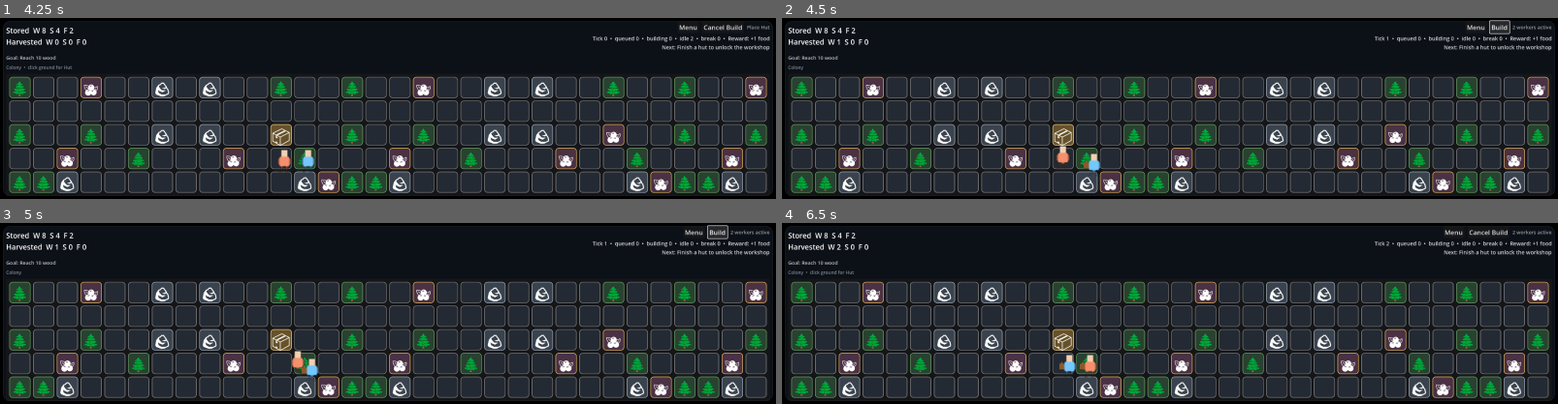
Above: before the commit, frames 1-4 (two rows, left to right).
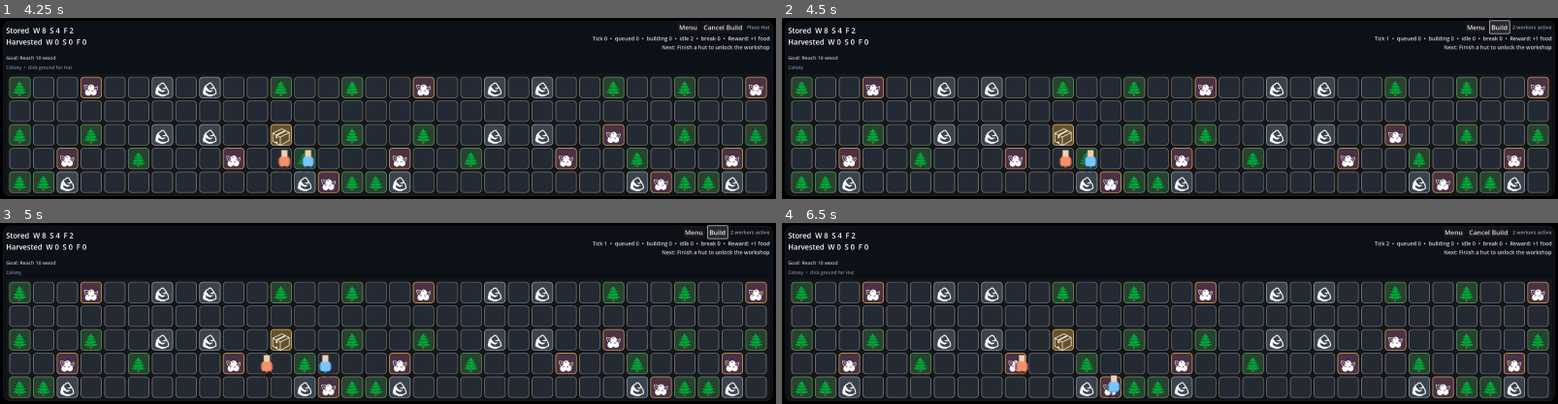
Above: after the commit, the same moments.

Repository: misospace/windowstead
Game: Godot game, scene res://scenes/main.tscn
Two runs of this game, one before a commit and one after it. Both use one fixed random seed, a clock stepped at 60 frames per second and the inputs below.
Inputs:
- Up to frame 1 (4.25 s): click "Build" at 0.5 s; click "Hut • 6w / 2s" at 1.25 s; click "Menu" at 2 s; click "New Game" at 2.75 s; click "New Game" at 3.5 s
- Up to frame 2 (4.5 s): click "Cancel Build" at 4.25 s
- Up to frame 3 (5 s): no input
- Up to frame 4 (6.5 s): click "Build" at 5 s; click "+ Place Hut • 6 wood / 2 stone" at 5.75 s

Frame 1 is identical in both runs. In frame 2, 0.4% of the frame differs, in the area x 7-42%, y 11-88%; in frame 3, 0.6%; in frame 4, 0.6%, in the area x 7-44%, y 11-97%.
Error before the commit: Invalid access to property or key 'events' on a base object of type 'Dictionary'. (res://scripts/main.gd:1970)
Error after the commit: Invalid access to property or key 'events' on a base object of type 'Dictionary'. (res://scripts/main.gd:2049)

Commit message:
feat: add food upkeep model for extra workers (#147) (#167)
* feat: add food upkeep model for extra workers (#147)

- Constants: BASE_WORKERS_NO_UPKEEP=2, FOOD_PER_EXTRA_WORKER=1,
  UPKEEP_INTERVAL=10 ticks, starvation/low-food thresholds
- apply_food_upkeep(): deduct food for workers above base count every
  interval; never drives food negative (soft model)
- get_food_slowdown_factor(): linear slowdown from 50% at low threshold
  to 0% at starvation; full speed when food is ok
- choose_task() bias: when food is low/starving, prioritize food-gather
  tasks over other gather targets
- structure_build_speed(): multiplied by slowdown factor so buildings
  progress slower under food pressure
- Tests: base workers no pressure, extra worker costs, negative clamp,
  slowdown interpolation, starvation pause, level classification,
  constants consistency

Links to #133 (worker cap through food/housing tradeoffs).

* fix: convert spaces to tabs in food upkeep code

* fix: add explicit int types for GDScript type inference

Diff:
--- a/scripts/constants.gd
+++ b/scripts/constants.gd
@@ -59,3 +59,21 @@
 const WORKER_CAP_BONUSES := {
 	"hut": 2,
 }
+
+# ── Food upkeep model (issue #147, links to #133) ────────────────────────────
+# Base workers (up to BASE_WORKERS_NO_UPKEEP) do not consume food.
+# Each extra worker above that threshold consumes FOOD_PER_EXTRA_WORKER
+# every FOOD_UPKEEP_INTERVAL_TICKS ticks.
+# Low-food soft penalties slow workers but never cause harsh failure.
+
+const FOOD_UPKEEP_INTERVAL_TICKS := 10
+const BASE_WORKERS_NO_UPKEEP := 2
+const FOOD_PER_EXTRA_WORKER := 1
+const LOW_FOOD_THRESHOLD := 3        # food <= this → slowdown begins
+const STARVATION_FOOD_THRESHOLD := 1 # food <= this → workers pause
+
+# Slowdown multipliers: speed = base_speed * factor
+# At LOW_FOOD_THRESHOLD, workers operate at 50% speed.
+# At STARVATION_FOOD_THRESHOLD, workers stop (0% speed) unless gathering food.
+const LOW_FOOD_SPEED_FACTOR := 0.5
+const STARVATION_SPEED_FACTOR := 0.0
--- a/scripts/main.gd
+++ b/scripts/main.gd
@@ -48,6 +48,7 @@
 var state: Dictionary = {}
 var settings: Dictionary = {}
 var tick := 0
+var food_upkeep_tracker := 0
 var rng := RandomNumberGenerator.new()
 var tick_timer: Timer
 var worker_texture_cache: Dictionary = {}
@@ -962,6 +963,63 @@
 	return active
 
 
+# ── Food upkeep helpers (issue #147, links to #133) ──────────────────────────
+
+func get_extra_workers_count() -> int:
+	"""Return number of workers above BASE_WORKERS_NO_UPKEEP."""
+	if not state.has("workers"):
+		return 0
+	var total: int = state.workers.size()
+	var extra: int = total - Constants.BASE_WORKERS_NO_UPKEEP
+	return maxi(extra, 0)
+
+
+func apply_food_upkeep() -> void:
+	"""Deduct food for extra workers. Soft model — never negative."""
+	if not state.has("workers"):
+		return
+	var extra := get_extra_workers_count()
+	if extra <= 0:
+		return
+	var food_cost := extra * Constants.FOOD_PER_EXTRA_WORKER
+	var current_food := int(state.resources.get("food", 0))
+	var new_food := maxi(current_food - food_cost, 0)
+	if new_food < current_food:
+		state.resources["food"] = new_food
+		push_event("The crew ate. Food -%d." % (current_food - new_food))
+
+
+func get_food_slowdown_factor() -> float:
+	"""Return speed multiplier based on current food level."""
+	var food := int(state.resources.get("food", 0))
+	if food <= Constants.STARVATION_FOOD_THRESHOLD:
+		return Constants.STARVATION_SPEED_FACTOR
+	if food <= Constants.LOW_FOOD_THRESHOLD:
+		# Linear interpolation between starvation and low-food threshold
+		var range_size = float(Constants.LOW_FOOD_THRESHOLD - Constants.STARVATION_FOOD_THRESHOLD)
+		if range_size == 0:
+			return Constants.LOW_FOOD_SPEED_FACTOR
+		var progress = float(food - Constants.STARVATION_FOOD_THRESHOLD) / range_size
+		return lerp(Constants.STARVATION_SPEED_FACTOR, Constants.LOW_FOOD_SPEED_FACTOR, progress)
+	return 1.0
+
+
+func get_low_food_level() -> String:
+	"""Return 'starving', 'low', or 'ok' based on current food."""
+	var food := int(state.resources.get("food", 0))
+	if food <= Constants.STARVATION_FOOD_THRESHOLD:
+		return "starving"
+	if food <= Constants.LOW_FOOD_THRESHOLD:
+		return "low"
+	return "ok"
+
+
+func should_bias_to_food_gathering() -> bool:
+	"""Return true when low food should bias workers toward gathering food."""
+	var level := get_low_food_level()
+	return level == "low" or level == "starving"
+
+
 func get_worker_cap() -> int:
 	var cap := Constants.BASE_WORKER_CAP
 	for build in state.get("builds", []):
@@ -1065,6 +1123,13 @@
 	state.tick = tick
 	maybe_fire_event()
 	_clean_stale_reservations()
+
+	# Food upkeep (issue #147)
+	food_upkeep_tracker += 1
+	if food_upkeep_tracker >= Constants.FOOD_UPKEEP_INTERVAL_TICKS:
+		food_upkeep_tracker = 0
+		apply_food_upkeep()
+
 	for worker in state.workers:
 		worker.prev_pos = worker.get("pos", vec_to_data(stockpile_pos))
 		if int(worker.get("break_ticks", 0)) > 0:
@@ -1128,9 +1193,21 @@
 		var tasks: Array[Dictionary] = tasks_for_kind(String(kind))
 		if tasks.is_empty():
 			continue
-		tasks.sort_custom(func(a: Dictionary, b: Dictionary) -> bool:
-			return task_distance(worker, a) < task_distance(worker, b)
-		)
+		# Bias toward food gathering when food is low (issue #147)
+		if String(kind) == "gather" and should_bias_to_food_gathering():
+			tasks.sort_custom(func(a: Dictionary, b: Dictionary) -> bool:
+				var a_is_food := String(a.get("resource", "")) == "food"
+				var b_is_food := String(b.get("resource", "")) == "food"
+				if a_is_food and not b_is_food:
+					return true
+				if not a_is_food and b_is_food:
+					return false
+				return task_distance(worker, a) < task_distance(worker, b)
+			)
+		else:
+			tasks.sort_custom(func(a: Dictionary, b: Dictionary) -> bool:
+				return task_distance(worker, a) < task_distance(worker, b)
+			)
 		# Reserve the resource when picking a gather task
 		var chosen := tasks[0]
 		if String(chosen.kind) == "gather" and chosen.has("resource"):
@@ -1441,6 +1518,8 @@
 	var speed := 0.34
 	if kind != "workshop" and is_structure_complete("workshop"):
 		speed += 0.16
+	# Apply food-based slowdown (issue #147)
+	speed *= get_food_slowdown_factor()
 	return speed
 
 func render_all() -> void:
--- /dev/null
+++ b/tests/test_food_upkeep.gd
@@ -0,0 +1,160 @@
+extends TestSuite
+# Tests for food upkeep model (issue #147, links to #133).
+# Validates: base workers no pressure, extra workers create pressure,
+# low-food slowdown, starvation pause, and food-gathering bias.
+
+const Constants := preload("res://scripts/constants.gd")
+
+
+# ── Test: base workers do not create food pressure ───────────────────────────
+func test_base_workers_no_upkeep() -> void:
+	var extra := get_extra_workers_count(2)
+	assert_eq(extra, 0, "Base 2 workers should produce 0 extra")
+
+	var food_cost := get_food_cost(2, Constants.FOOD_PER_EXTRA_WORKER)
+	assert_eq(food_cost, 0, "Base workers should cost 0 food per upkeep cycle")
+
+
+# ── Test: extra workers create clear food pressure ───────────────────────────
+func test_extra_workers_create_pressure() -> void:
+	var extra := get_extra_workers_count(4)
+	assert_eq(extra, 2, "4 workers should produce 2 extra")
+
+	var food_cost := get_food_cost(4, Constants.FOOD_PER_EXTRA_WORKER)
+	assert_eq(food_cost, 2, "4 workers should cost 2 food per upkeep cycle (1 per extra)")
+
+
+# ── Test: one extra worker costs exactly one food per interval ───────────────
+func test_one_extra_worker_cost() -> void:
+	var food_cost := get_food_cost(3, Constants.FOOD_PER_EXTRA_WORKER)
+	assert_eq(food_cost, 1, "3 workers (1 extra) should cost 1 food")
+
+
+# ── Test: upkeep never drives food negative ──────────────────────────────────
+func test_upkeep_never_negative() -> void:
+	var current_food := 2
+	var cost := get_food_cost(5, Constants.FOOD_PER_EXTRA_WORKER) # 4 extra * 1 = 4
+	var remaining := apply_upkeep(current_food, cost)
+	assert_eq(remaining, 0, "Upkeep should clamp to 0, not go negative")
+
+
+# ── Test: no slowdown when food is above threshold ───────────────────────────
+func test_no_slowdown_when_food_ok() -> void:
+	var factor := get_slowdown_factor(10)
+	assert_eq(factor, 1.0, "High food should give full speed (1.0)")
+
+
+# ── Test: low-food slowdown at threshold ─────────────────────────────────────
+func test_low_food_slowdown_at_threshold() -> void:
+	# At exactly LOW_FOOD_THRESHOLD (3), should be at LOW_FOOD_SPEED_FACTOR (0.5)
+	var factor := get_slowdown_factor(Constants.LOW_FOOD_THRESHOLD)
+	assert_eq(factor, Constants.LOW_FOOD_SPEED_FACTOR,
+		"At low food threshold, speed should be 50%")
+
+
+# ── Test: starvation pause at starvation threshold ───────────────────────────
+func test_starvation_pause() -> void:
+	var factor := get_slowdown_factor(Constants.STARVATION_FOOD_THRESHOLD)
+	assert_eq(factor, Constants.STARVATION_SPEED_FACTOR,
+		"At starvation threshold, speed should be 0%")
+
+
+# ── Test: linear interpolation between starvation and low ────────────────────
+func test_linear_interpolation() -> void:
+	# STARVATION=1, LOW=3, so food=2 is exactly in the middle
+	var factor := get_slowdown_factor(2)
+	var expected = lerp(Constants.STARVATION_SPEED_FACTOR, Constants.LOW_FOOD_SPEED_FACTOR, 0.5)
+	assert_eq(factor, expected, "Food at midpoint should give interpolated slowdown")
+
+
+# ── Test: food level classification ──────────────────────────────────────────
+func test_food_level_classification() -> void:
+	assert_eq(get_food_level(0), "starving", "Zero food is starving")
+	assert_eq(get_food_level(Constants.STARVATION_FOOD_THRESHOLD), "starving",
+		"At starvation threshold, still starving")
+	assert_eq(get_food_level(Constants.STARVATION_FOOD_THRESHOLD + 1), "low",
+		"One above starvation is low")
+	assert_eq(get_food_level(Constants.LOW_FOOD_THRESHOLD), "low",
+		"At low threshold, still low")
+	assert_eq(get_food_level(Constants.LOW_FOOD_THRESHOLD + 1), "ok",
+		"One above low threshold is ok")
+
+
+# ── Test: bias to food gathering when low ────────────────────────────────────
+func test_bias_to_food_when_low() -> void:
+	assert_eq(should_bias_to_food(Constants.STARVATION_FOOD_THRESHOLD), true,
+		"Should bias when starving")
+	assert_eq(should_bias_to_food(Constants.LOW_FOOD_THRESHOLD), true,
+		"Should bias when low")
+	assert_eq(should_bias_to_food(Constants.LOW_FOOD_THRESHOLD + 1), false,
+		"Should not bias when ok")
+
+
+# ── Test: upkeep interval is 10 ticks ────────────────────────────────────────
+func test_upkeep_interval() -> void:
+	assert_eq(Constants.FOOD_UPKEEP_INTERVAL_TICKS, 10,
+		"Upkeep should trigger every 10 ticks")
+
+
+# ── Test: base workers constant ──────────────────────────────────────────────
+func test_base_workers_constant() -> void:
+	assert_eq(Constants.BASE_WORKERS_NO_UPKEEP, 2,
+		"Base workers without upkeep should be 2")
+
+
+# ── Test: food per extra worker constant ─────────────────────────────────────
+func test_food_per_extra_worker() -> void:
+	assert_eq(Constants.FOOD_PER_EXTRA_WORKER, 1,
+		"Each extra worker consumes 1 food per interval")
+
+
+# ── Test: constants are consistent with acceptance criteria ──────────────────
+func test_constants_consistency() -> void:
+	# STARVATION < LOW ensures interpolation range exists
+	assert_lt(Constants.STARVATION_FOOD_THRESHOLD, Constants.LOW_FOOD_THRESHOLD,
+		"Starvation threshold must be below low threshold")
+	# Speed factors are in [0, 1]
+	assert_gte(Constants.STARVATION_SPEED_FACTOR, 0.0, "Starvation factor >= 0")
+	assert_lte(Constants.STARVATION_SPEED_FACTOR, 1.0, "Starvation factor <= 1")
+	assert_gte(Constants.LOW_FOOD_SPEED_FACTOR, 0.0, "Low food factor >= 0")
+	assert_lte(Constants.LOW_FOOD_SPEED_FACTOR, 1.0, "Low food factor <= 1")
+
+
+# ── Helper functions (mirroring main.gd logic for test isolation) ────────────
+
+static func get_extra_workers_count(worker_count: int) -> int:
+	return maxi(worker_count - Constants.BASE_WORKERS_NO_UPKEEP, 0)
+
+
+static func get_food_cost(worker_count: int, food_per_worker: int) -> int:
+	var extra = get_extra_workers_count(worker_count)
+	return extra * food_per_worker
+
+
+static func apply_upkeep(current_food: int, cost: int) -> int:
+	return maxi(current_food - cost, 0)
+
+
+static func get_slowdown_factor(food: int) -> float:
+	if food <= Constants.STARVATION_FOOD_THRESHOLD:
+		return Constants.STARVATION_SPEED_FACTOR
+	if food <= Constants.LOW_FOOD_THRESHOLD:
+		var range_size = float(Constants.LOW_FOOD_THRESHOLD - Constants.STARVATION_FOOD_THRESHOLD)
+		if range_size == 0:
+			return Constants.LOW_FOOD_SPEED_FACTOR
+		var progress = float(food - Constants.STARVATION_FOOD_THRESHOLD) / range_size
+		return lerp(Constants.STARVATION_SPEED_FACTOR, Constants.LOW_FOOD_SPEED_FACTOR, progress)
+	return 1.0
+
+
+static func get_food_level(food: int) -> String:
+	if food <= Constants.STARVATION_FOOD_THRESHOLD:
+		return "starving"
+	if food <= Constants.LOW_FOOD_THRESHOLD:
+		return "low"
+	return "ok"
+
+
+static func should_bias_to_food(food: int) -> bool:
+	var level = get_food_level(food)
+	return level == "low" or level == "starving"
